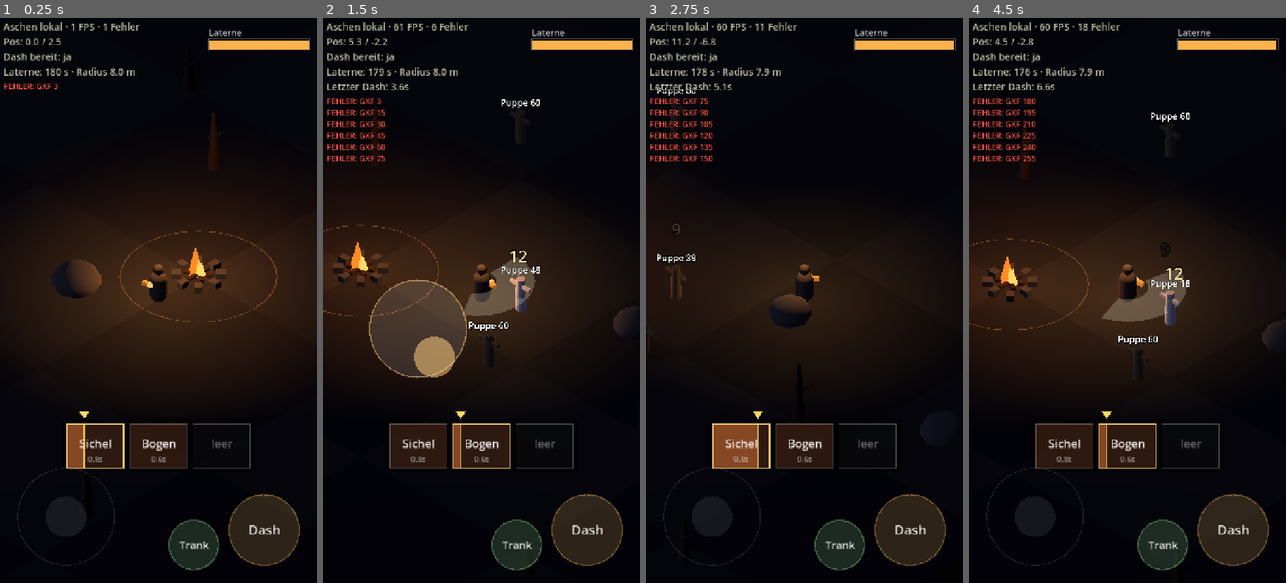
Above: before the commit, frames 1-4 (left to right).
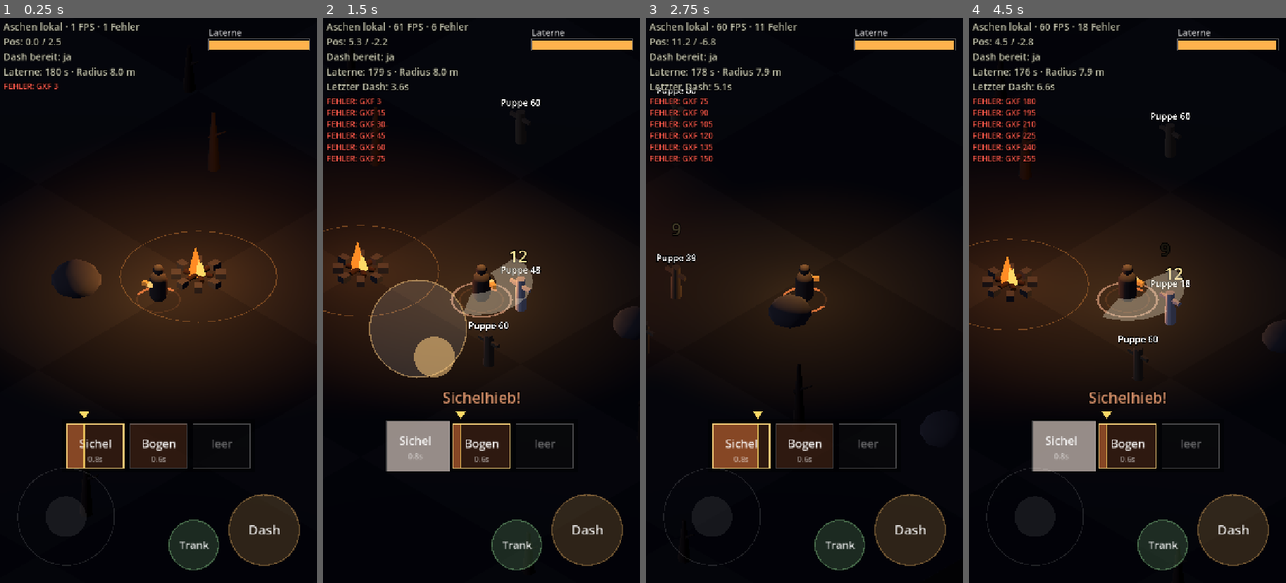
Above: after the commit, the same moments.

Repository: mxbstudio/Ashen
Game: Godot game, scene res://scenes/main.tscn
Two runs of this game, one before a commit and one after it. Both use one fixed random seed, a clock stepped at 60 frames per second and the inputs below.
Inputs (mouse positions are in pixels of both pictures, inside the frame that each line leads up to):
- Up to frame 1 (0.25 s): no input
- Up to frame 2 (1.5 s): move the mouse to (551, 272) at 0.52 s; hold D (move_right) 0.53-1.25 s; tap Space (dash) at 0.6 s; click (551, 272) at 0.67 s; drag from (418, 328) to (465, 413) at 1.27 s
- Up to frame 3 (2.75 s): move the mouse to (836, 176) at 2.02 s; hold D (move_right) from 2.03 s (still down); tap Space (dash) at 2.1 s
- Up to frame 4 (4.5 s): release D (move_right) at 2.75 s; drag from (1111, 413) to (1032, 215) at 2.77 s; move the mouse to (1222, 385) at 3.52 s; hold A (move_left) 3.53-4.25 s; tap Space (dash) at 3.6 s; drag from (1032, 215) to (1079, 159) at 4.27 s

The runs differ from the first frame. In frame 1, less than 0.1% of the frame differs, in the area x 42-58%, y 47-53%; in frame 2, 2.4%, in the area x 19-68%, y 42-81%; in frame 3, less than 0.1%; in frame 4, 2.4%.

Commit message:
Skill-Leiste: deutliche Rückmeldung beim Auslösen (Aufblitzen, Name, Cast-Ring am Boden)
Co-Authored-By: Claude Opus 5.5 <noreply@anthropic.com>
Claude-Session: https://claude.ai/code/session_01SBzu77qtinPeJUBJ9PgzyB

Diff:
--- a/scenes/player.tscn
+++ b/scenes/player.tscn
@@ -1,9 +1,10 @@
-[gd_scene load_steps=11 format=3]
+[gd_scene load_steps=12 format=3]
 
 [ext_resource type="Script" path="res://scripts/player.gd" id="1"]
 [ext_resource type="Script" path="res://scripts/lantern.gd" id="2"]
 [ext_resource type="Script" path="res://scripts/combat.gd" id="3"]
 [ext_resource type="Script" path="res://scripts/skill_bar.gd" id="4"]
+[ext_resource type="Script" path="res://scripts/cast_indicator.gd" id="5"]
 
 [sub_resource type="CapsuleShape3D" id="Shape_body"]
 radius = 0.4
@@ -66,3 +67,6 @@
 
 [node name="SkillBar" type="Node" parent="."]
 script = ExtResource("4")
+
+[node name="CastRing" type="MeshInstance3D" parent="."]
+script = ExtResource("5")
--- /dev/null
+++ b/scripts/cast_indicator.gd
@@ -0,0 +1,64 @@
+## Ring am Boden um den Hüter: füllt sich während des Ausholens (Cast).
+## Ist er voll, wird der Skill ausgelöst – der Ring "platzt" dann sichtbar auf.
+extends MeshInstance3D
+
+const RADIUS := 0.95
+const WIDTH := 0.14
+const SEGMENTS := 40
+
+var _imesh := ImmediateMesh.new()
+var _mat := StandardMaterial3D.new()
+var _burst := 0.0          # Restzeit des Aufplatz-Effekts
+var _burst_color := Color.WHITE
+var bar: Node
+
+
+func _ready() -> void:
+	mesh = _imesh
+	_mat.shading_mode = BaseMaterial3D.SHADING_MODE_UNSHADED
+	_mat.transparency = BaseMaterial3D.TRANSPARENCY_ALPHA
+	_mat.cull_mode = BaseMaterial3D.CULL_DISABLED
+	_mat.vertex_color_use_as_albedo = true
+	material_override = _mat
+	position.y = 0.04
+	bar = get_parent().get_node("SkillBar")
+	bar.skill_fired.connect(_on_fired)
+
+
+func _on_fired(id: String, _slot: int) -> void:
+	_burst = 0.25
+	_burst_color = SkillData.color(id)
+
+
+func _process(delta: float) -> void:
+	_imesh.clear_surfaces()
+	var drew := false
+	if bar.running and bar.slots[bar.index] != "":
+		var col := SkillData.color(bar.slots[bar.index])
+		# schwacher Vollkreis als Hintergrund
+		_arc(RADIUS, WIDTH * 0.5, 1.0, Color(col, 0.15))
+		# gefüllter Anteil
+		_arc(RADIUS, WIDTH, bar.fraction(), Color(col, 0.85))
+		drew = true
+	if _burst > 0.0:
+		_burst -= delta
+		var k := 1.0 - _burst / 0.25
+		_arc(RADIUS + k * 0.9, WIDTH * (1.0 - k) + 0.03, 1.0, Color(_burst_color.lightened(0.4), 1.0 - k))
+		drew = true
+	visible = drew
+
+
+## Zeichnet einen Ringbogen (Anteil 0..1 eines Vollkreises), beginnend oben.
+func _arc(r: float, w: float, frac: float, col: Color) -> void:
+	if frac <= 0.0:
+		return
+	var n := maxi(2, int(SEGMENTS * frac))
+	_imesh.surface_begin(Mesh.PRIMITIVE_TRIANGLE_STRIP)
+	for i in n + 1:
+		var a := PI + TAU * frac * float(i) / float(n)
+		var dir := Vector3(sin(a), 0, cos(a))
+		_imesh.surface_set_color(col)
+		_imesh.surface_add_vertex(dir * (r - w / 2.0))
+		_imesh.surface_set_color(col)
+		_imesh.surface_add_vertex(dir * (r + w / 2.0))
+	_imesh.surface_end()
--- a/scripts/hud.gd
+++ b/scripts/hud.gd
@@ -9,15 +9,34 @@
 const MARGIN := 16.0
 
 var _t := 0.0
+var _slot_flash := {}      # Feld-Nummer -> Restzeit des Aufblitzens
+var _popups: Array = []    # [text, farbe, restzeit] – Skillname, der beim Auslösen aufsteigt
+const FLASH_TIME := 0.3
+const POPUP_TIME := 0.7
 
 
 func _ready() -> void:
 	set_anchors_preset(Control.PRESET_FULL_RECT)
 	mouse_filter = Control.MOUSE_FILTER_IGNORE
+	if player:
+		player.skill_bar.skill_fired.connect(_on_skill_fired)
+
+
+## Wird aufgerufen, sobald ein Skill ausgelöst wird (Feld war voll).
+func _on_skill_fired(id: String, slot: int) -> void:
+	_slot_flash[slot] = FLASH_TIME
+	_popups.append([SkillData.DEFS[id]["name"] + "!", SkillData.color(id), POPUP_TIME])
 
 
 func _process(delta: float) -> void:
 	_t += delta
+	for k in _slot_flash.keys():
+		_slot_flash[k] -= delta
+		if _slot_flash[k] <= 0.0:
+			_slot_flash.erase(k)
+	for p in _popups:
+		p[2] -= delta
+	_popups = _popups.filter(func(p): return p[2] > 0.0)
 	queue_redraw()
 
 
@@ -51,6 +70,9 @@
 	for i in n:
 		var id: String = bar.slots[i]
 		var r := Rect2(x0 + i * (slot_w + gap), y0, slot_w, slot_h)
+		var flash: float = _slot_flash.get(i, 0.0) / FLASH_TIME   # 1 -> 0
+		if flash > 0.0:
+			r = r.grow(10.0 * flash)   # Feld springt beim Auslösen kurz größer
 		var col := SkillData.color(id)
 		var is_current: bool = i == bar.index
 		draw_rect(r, Color(col, 0.18 if id != "" else 0.06))
@@ -58,6 +80,8 @@
 			# Fortschritt des Casts als Füllung
 			var fr: float = bar.fraction()
 			draw_rect(Rect2(r.position, Vector2(r.size.x * fr, r.size.y)), Color(col, 0.45))
+		if flash > 0.0:
+			draw_rect(r, Color(1, 1, 1, 0.75 * flash))
 		var border := Color(1, 0.85, 0.5, 0.9) if is_current and running else Color(1, 1, 1, 0.25)
 		draw_rect(r, border, false, 3.0 if is_current and running else 2.0)
 		var label := SkillData.short_name(id) if id != "" else "leer"
@@ -79,6 +103,16 @@
 	draw_colored_polygon(PackedVector2Array([Vector2(mx - 11, my - 14), Vector2(mx + 11, my - 14),
 			Vector2(mx, my + 2)]), mcol)
 	draw_line(Vector2(mx, y0), Vector2(mx, y0 + slot_h), Color(mcol, 0.8 if running else 0.2), 3.0)
+
+	# Skillname steigt beim Auslösen über der Leiste auf
+	for p in _popups:
+		var k: float = 1.0 - p[2] / POPUP_TIME
+		var txt: String = p[0]
+		var ps := font.get_string_size(txt, HORIZONTAL_ALIGNMENT_CENTER, -1, 34)
+		draw_string_outline(font, Vector2((size.x - ps.x) / 2.0, y0 - 40 - k * 50), txt,
+				HORIZONTAL_ALIGNMENT_LEFT, -1, 34, 8, Color(0, 0, 0, 1.0 - k))
+		draw_string(font, Vector2((size.x - ps.x) / 2.0, y0 - 40 - k * 50), txt,
+				HORIZONTAL_ALIGNMENT_LEFT, -1, 34, Color(p[1].lightened(0.3), 1.0 - k))
 
 	# vorgemerkte Modifikatoren anzeigen
 	if not bar.pending_mods.is_empty():
--- a/scripts/skill_bar.gd
+++ b/scripts/skill_bar.gd
@@ -1,4 +1,5 @@
 ## Die Skill-Leiste (Kern des Kampfes).
+## Ablauf pro Feld: erst ausholen (Cast-Zeit, Feld füllt sich) -> wenn voll: Skill wird ausgelöst.
 ## - 3 Slots, werden automatisch von links nach rechts abgearbeitet, dann wieder links (Kreis).
 ## - Kein Cooldown: jeder Skill hat eine Cast-Zeit, danach ist der nächste Slot dran.
 ## - Angriffe wirken selbst. Modifikatoren werden "vorgemerkt" und verändern den
@@ -8,7 +9,7 @@
 ## - Ein Dash unterbricht den aktuellen Cast (Fortschritt geht verloren).
 extends Node
 
-signal skill_fired(id: String)
+signal skill_fired(id: String, slot: int)
 
 var slots: Array[String] = ["sickle", "bow", ""]
 var index := 0                     # aktueller Slot
@@ -68,4 +69,4 @@
 	else:
 		player.combat.perform(id, pending_mods.duplicate())
 		pending_mods.clear()
-	skill_fired.emit(id)
+	skill_fired.emit(id, index)
--- a/scripts/slash_effect.gd
+++ b/scripts/slash_effect.gd
@@ -1,7 +1,7 @@
 ## Kurz sichtbarer Bogen für den Sichelhieb (fächerförmige Fläche, verblasst schnell).
 extends MeshInstance3D
 
-const LIFETIME := 0.18
+const LIFETIME := 0.28
 var _t := 0.0
 var _mat: StandardMaterial3D
 
Not shown, added: scripts/cast_indicator.gd.uid
Not shown, changed: FORTSCHRITT.md
